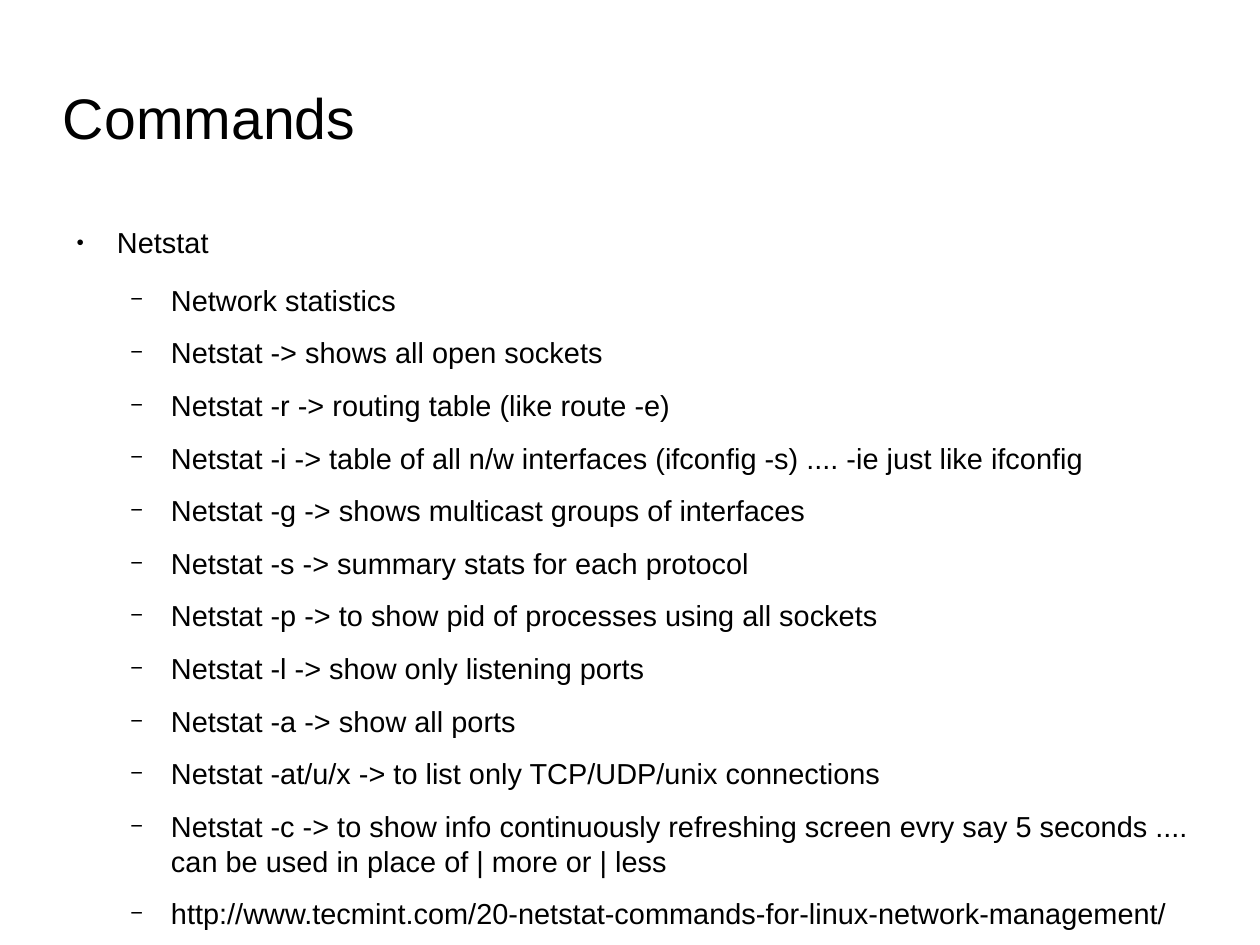
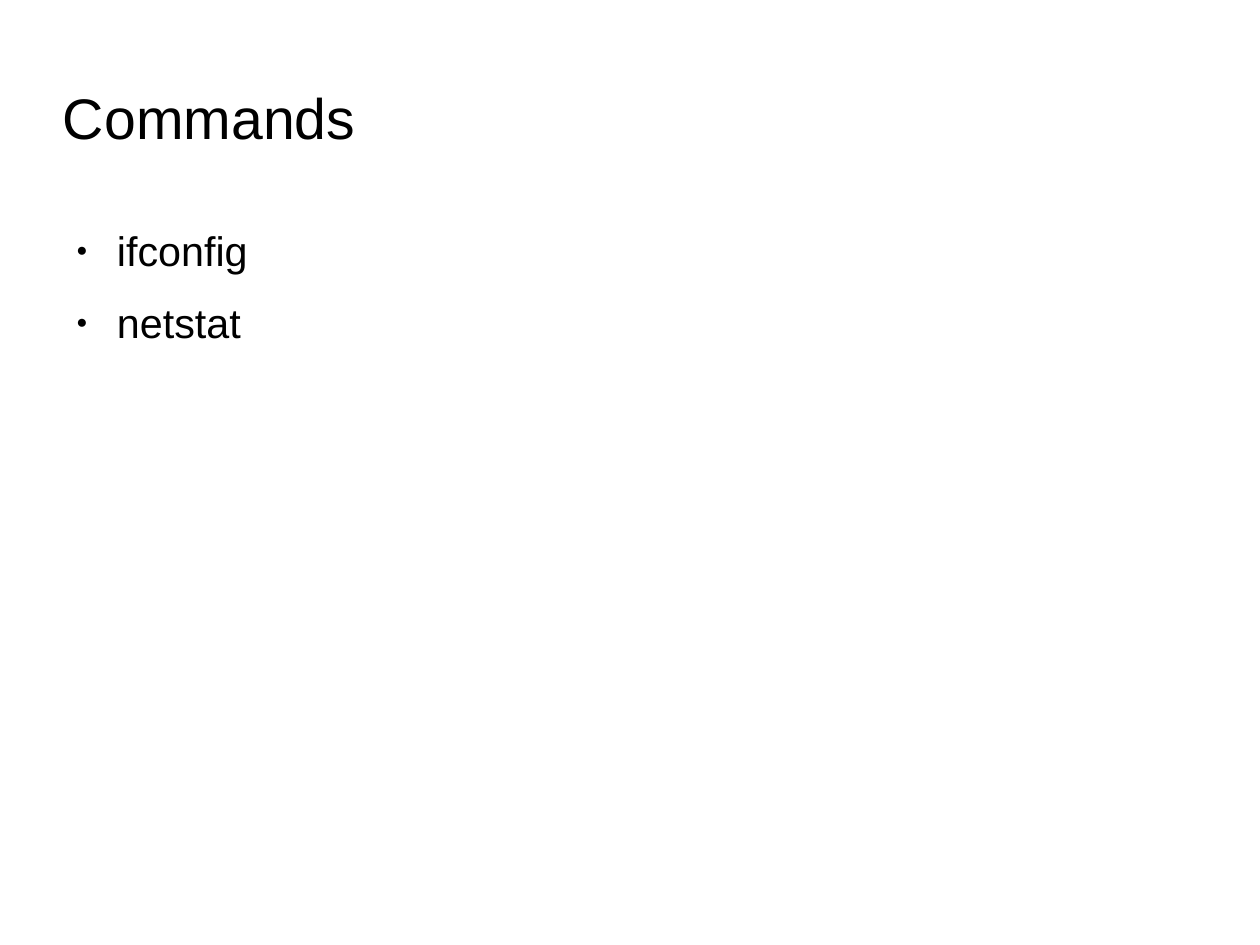
Before and after one commit to tanmayrajani/Internship_PreWork, a slide deck: slide 12 of Shell_Script/Shell_Script_Notes.odp (slide 13 before the commit). Drawn at 1260x945 pixels with LibreOffice and Linux fonts; fonts in the diff are those of the drawing; background and template pictures are left out. Boxes give left, top, right and bottom in pixels: in the first picture for what was removed or moved away, otherwise in the second. Text is boxed around its words. In the diff, an @@ line names an element or a change of style, - is before the commit and + after.

```diff
--- a/Shell_Script/Shell_Script_Notes.odp
+++ b/Shell_Script/Shell_Script_Notes.odp
@@ text at [117, 236, 248, 339]: text changed; size 18.2 to 26 pt @@
-● Netstat
-  − Network statistics
-  − Netstat -> shows all open sockets
-  − Netstat -r -> routing table (like route -e)
-  − Netstat -i -> table of all n/w interfaces (ifconfig -s) .... -ie just like ifconfig
-  − Netstat -g -> shows multicast groups of interfaces
-  − Netstat -s -> summary stats for each protocol
-  − Netstat -p -> to show pid of processes using all sockets
-  − Netstat -l -> show only listening ports
-  − Netstat -a -> show all ports
-  − Netstat -at/u/x -> to list only TCP/UDP/unix connections
-  − Netstat -c -> to show info continuously refreshing screen evry say 5 seconds .... can be used in place of | more or | less
-  − http://www.tecmint.com/20-netstat-commands-for-linux-network-management/
+● ifconfig
+● netstat
```
Also in this commit, not shown: 1 other slide changed, 1 slide removed, 3 other files.
